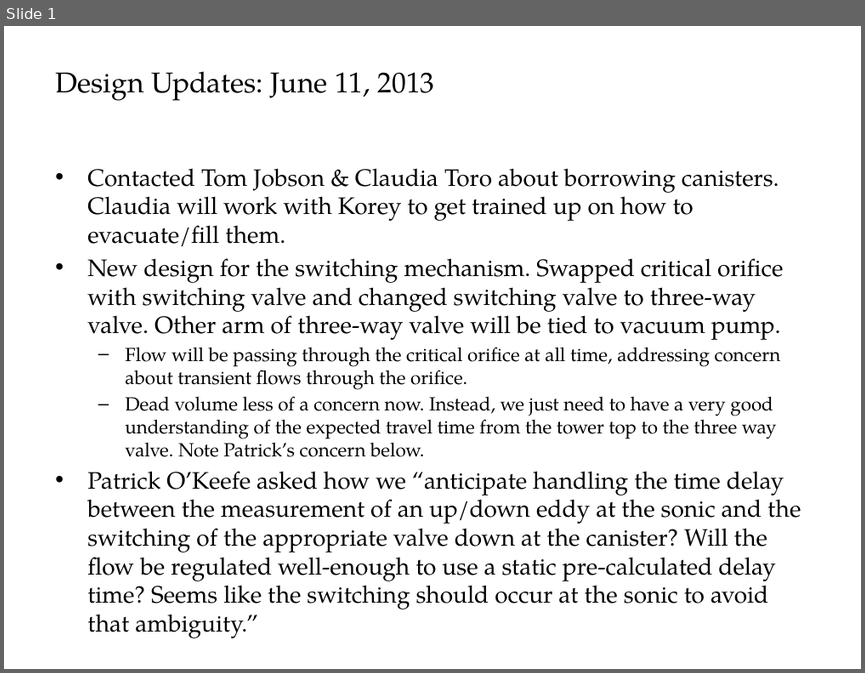
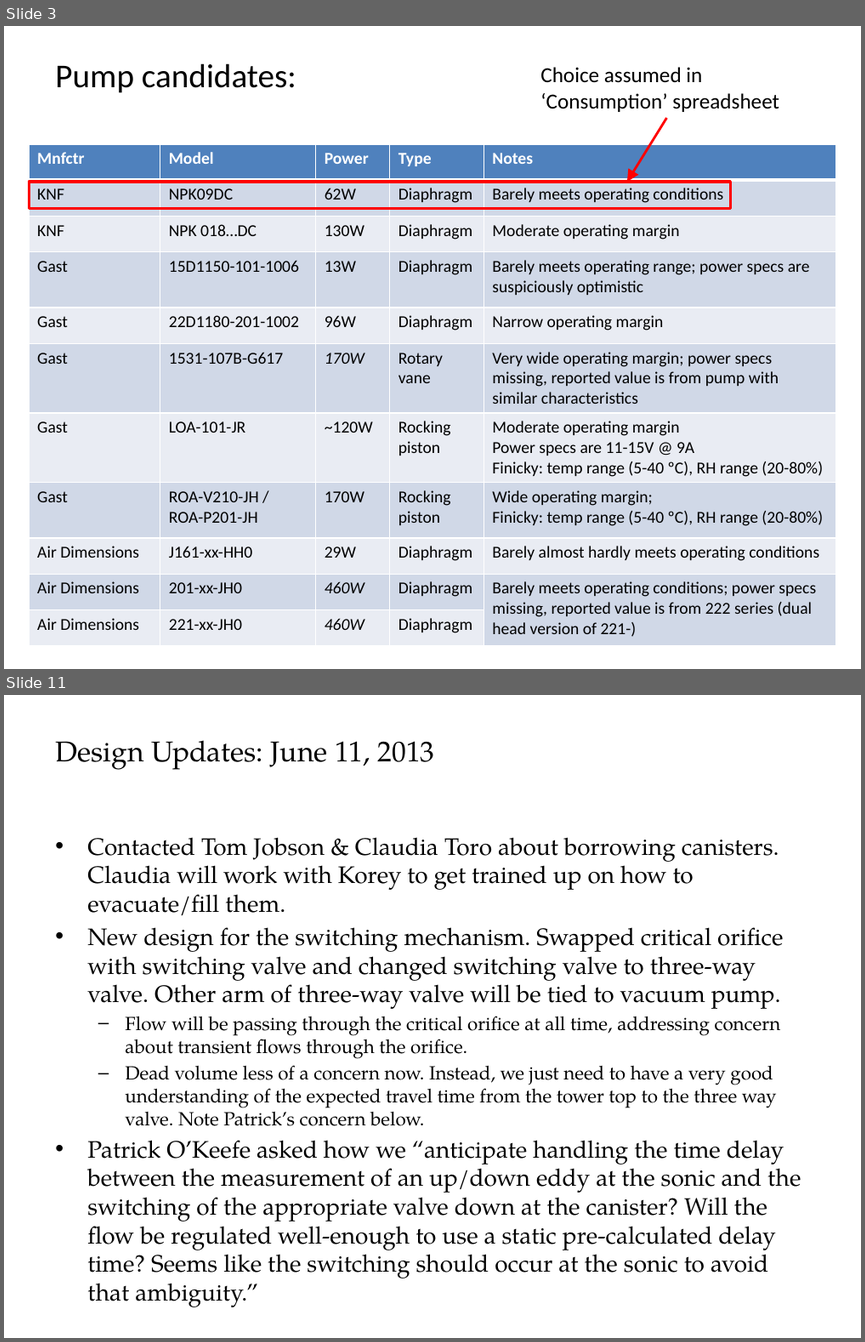
Before and after one commit to patricktokeeffe/smart-rea-sampler, a slide deck: doc/SamplingConfig.pptx. Shown one above the other, each under a label of ours: slide 1 before the commit, slides 3 and 11 after it; the slides between them are not shown. The pictures are 865x673 and 865x1342 pixels, drawn with LibreOffice and Linux fonts; fonts in the diff are those of the drawing. Boxes give left, top, right and bottom in pixels: in the first picture for what was removed or moved away, otherwise in the second. Text is boxed around its words. In the diff, an @@ line names an element or a change of style, - is before the commit and + after.

Commit message:
Revise system config presentation with research & revised config proposal
Current design results in high power consumption, mostly from pump
which flushes sample down tower to canisters/orifices/3-way valves.
Particular issues and revised proposal are added to the PowerPoint
presentation.

```diff
--- a/doc/SamplingConfig.pptx
+++ b/doc/SamplingConfig.pptx
@@ slide 3 added at (4,26,861,669), background #FFFFFF @@
@@ title added at (55,63,296,93), 28 pt, text #000000 @@
+Pump candidates:
@@ text added at (540,67,779,112), 18 pt, text #000000 @@
+Choice assumed in ‘Consumption’ spreadsheet
@@ arrow added from (666, 118) to (627, 182), #FF0000 2 pt @@
@@ table added at (29,144,836,644), 11 rows, 5 columns @@
+Mnfctr | Model | Power | Type | Notes
+KNF | NPK09DC | 62W | Diaphragm | Barely meets operating conditions
+KNF | NPK 018…DC | 130W | Diaphragm | Moderate operating margin
+Gast | 15D1150-101-1006 | 13W | Diaphragm | Barely meets operating range; power specs are suspiciously optimistic
+Gast | 22D1180-201-1002 | 96W | Diaphragm | Narrow operating margin
+Gast | 1531-107B-G617 | 170W | Rotary vane | Very wide operating margin; power specs missing, reported value is from pump with similar characteristics
+Gast | LOA-101-JR | ~120W | Rocking piston | Moderate operating margin / Power specs are 11-15V @ 9A / Finicky: temp range (5-40 ºC), RH range (20-80%)
+Gast | ROA-V210-JH / / ROA-P201-JH | 170W | Rocking piston | Wide operating margin; / Finicky: temp range (5-40 ºC), RH range (20-80%)
+Air Dimensions | J161-xx-HH0 | 29W | Diaphragm | Barely almost hardly meets operating conditions
+Air Dimensions | 201-xx-JH0 | 460W | Diaphragm | Barely meets operating conditions; power specs missing, reported value is from 222 series (dual head version of 221-)
+Air Dimensions | 221-xx-JH0 | 460W | Diaphragm | 
@@ rectangle added at (29,182,731,209), outline #FF0000 2.25 pt @@
@@ what was slide 1 is now slide 11 @@
```
Also in this commit, not shown: 5 slides changed, 6 other slides added.
